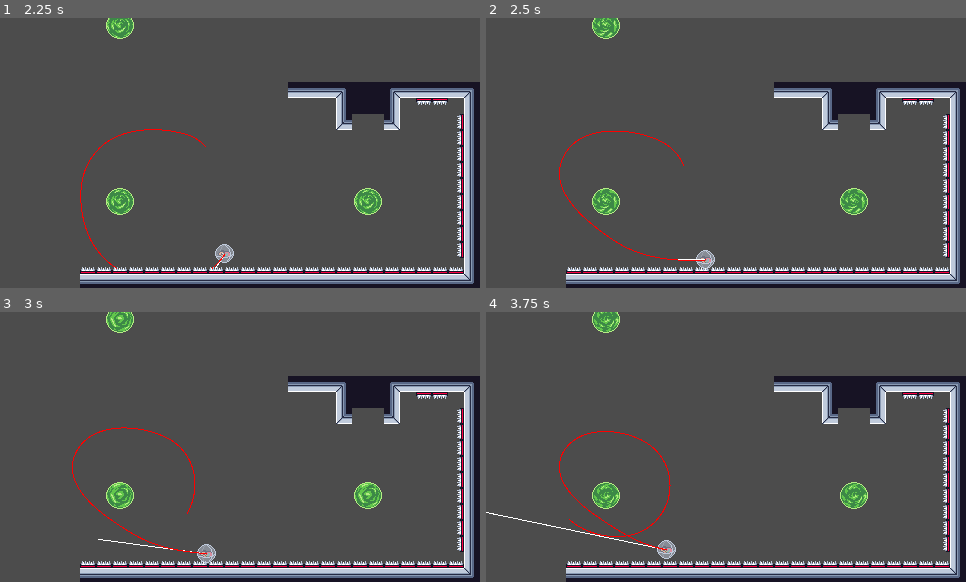
Above: before the commit, frames 1-4 (two rows, left to right).
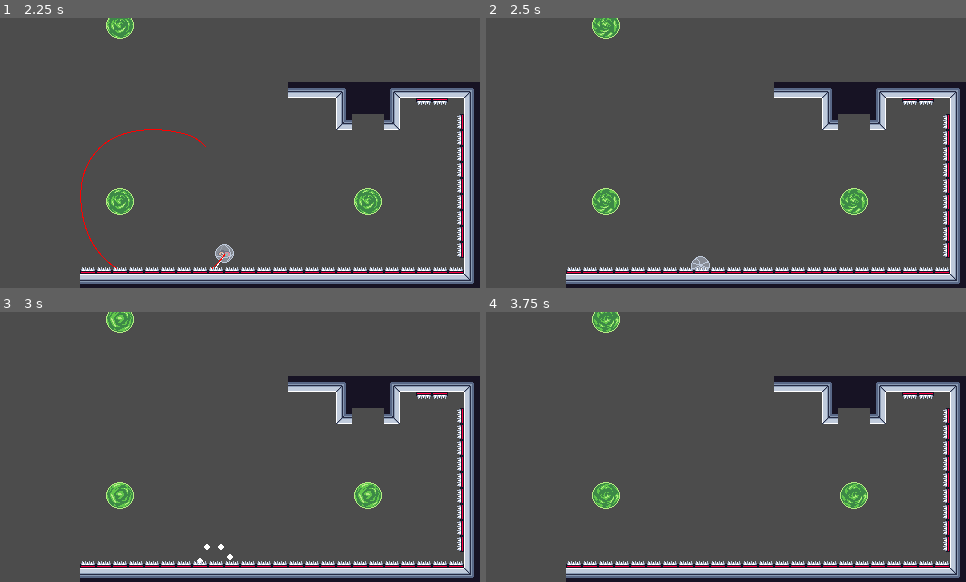
Above: after the commit, the same moments.

Repository: avaxar/off-course
Game: Godot game, scene res://main/main.tscn
The game is run twice, just before and just after one commit, with the same random seed, the same clock (stepped at 60 frames per second) and the same inputs.
Inputs:
- Up to frame 1 (2.25 s): hold Space (latch) 0.53-1.28 s; tap Space (latch) at 1.35 s; hold Space (latch) from 2.03 s (still down)
- Up to frame 2 (2.5 s): keep holding Space (latch)
- Up to frame 3 (3 s): release Space (latch) at 2.78 s; tap Space (latch) at 2.85 s
- Up to frame 4 (3.75 s): hold Space (latch) from 3.53 s (still down)

Frame 1 is identical in both runs. In frame 2, 0.5% of the frame differs, in the area x 15-48%, y 41-94%; in frame 3, 0.6%; in frame 4, 0.7%, in the area x 0-40%, y 44-92%.

Commit message:
Camera + spike death

Diff:
--- /dev/null
+++ b/entities/camera/camera.gd
@@ -0,0 +1,35 @@
+extends Camera2D
+
+@export var focus_radius: float = 96.0
+@export var correction_speed: float = 0.95
+
+
+func _process(delta: float) -> void:
+	var interest := get_interest()
+	var correction := interest.global_position - global_position
+	global_position += correction * correction_speed * delta
+
+
+func get_interest() -> Node2D:
+	var player: Player = null
+	for p: Player in get_tree().get_nodes_in_group("player"):
+		player = p
+		break
+	if player == null:
+		return null
+
+	var interest: Node2D = null
+	for orb: Orb in get_tree().get_nodes_in_group("orbs"):
+		if orb in get_tree().get_nodes_in_group("player") or not orb.active:
+			continue
+
+		var distance := (orb.global_position - player.global_position).length()
+		if distance > focus_radius:
+			continue
+		if interest == null or distance < (interest.global_position - player.global_position).length():
+			interest = orb
+
+	if interest == null:
+		return player
+	else:
+		return interest
--- /dev/null
+++ b/entities/camera/camera.tscn
@@ -0,0 +1,6 @@
+[gd_scene load_steps=2 format=3 uid="uid://dqaihh17n1f12"]
+
+[ext_resource type="Script" uid="uid://bgeib5jkumd37" path="res://entities/camera/camera.gd" id="1_y2wxd"]
+
+[node name="Camera" type="Camera2D"]
+script = ExtResource("1_y2wxd")
--- a/entities/orb/orb.gd
+++ b/entities/orb/orb.gd
@@ -6,10 +6,6 @@
 @export var intensity: float = 1.0
 @export var correction_radius: float = 128.0
 @export var preferred_radius: float = 48.0
-
-
-func _ready() -> void:
-	pass
 
 
 func _process(_delta: float) -> void:
--- a/entities/player/player.gd
+++ b/entities/player/player.gd
@@ -55,12 +55,6 @@
 	gravitated_trajectory_line.points = map_trajectory(true)
 
 
-func _on_body_entered(body: Node) -> void:
-	print(body)
-	# if not dead and body is Orb and body.active:
-	# 	die.emit()
-
-
 signal die
 func _on_die() -> void:
 	print("Dead!")
@@ -70,3 +64,8 @@
 	$Sprites/Back.hide()
 	$Sprites/Lupin.hide()
 	$Sprites/Front.play("pop")
+
+
+func _on_danger_body_enter(_body: Node2D) -> void:
+	if not dead:
+		die.emit()
--- a/entities/player/player.tscn
+++ b/entities/player/player.tscn
@@ -153,7 +153,10 @@
 "speed": 12.0
 }]
 
-[node name="Player" instance=ExtResource("1_symyc")]
+[sub_resource type="CircleShape2D" id="CircleShape2D_8fjmc"]
+radius = 8.0
+
+[node name="Player" groups=["player"] instance=ExtResource("1_symyc")]
 contact_monitor = true
 max_contacts_reported = 1
 script = ExtResource("2_abrql")
@@ -180,9 +183,10 @@
 animation = &"pop"
 autoplay = "default"
 
-[node name="TrajectoryProbe" parent="." index="3" instance=ExtResource("1_symyc")]
+[node name="TrajectoryProbe" parent="." index="3" groups=["player"] instance=ExtResource("1_symyc")]
 visible = false
 collision_layer = 0
+collision_mask = 0
 freeze = true
 active = false
 radius = 8.0
@@ -194,5 +198,12 @@
 width = 1.0
 default_color = Color(1, 0, 0, 1)
 
-[connection signal="body_entered" from="." to="." method="_on_body_entered"]
+[node name="DangerArea" type="Area2D" parent="." index="6"]
+collision_layer = 2
+collision_mask = 2
+
+[node name="CollisionShape" type="CollisionShape2D" parent="DangerArea" index="0"]
+shape = SubResource("CircleShape2D_8fjmc")
+
 [connection signal="die" from="." to="." method="_on_die"]
+[connection signal="body_entered" from="DangerArea" to="." method="_on_danger_body_enter"]
--- a/main/main.tscn
+++ b/main/main.tscn
@@ -1,139 +1,13 @@
-[gd_scene load_steps=6 format=4 uid="uid://blfhjbd4bjqmp"]
+[gd_scene load_steps=5 format=4 uid="uid://blfhjbd4bjqmp"]
 
 [ext_resource type="PackedScene" uid="uid://biotlhx7rd3hp" path="res://entities/orb/orb.tscn" id="1_53q0u"]
 [ext_resource type="PackedScene" uid="uid://csntg42ps0ogc" path="res://entities/player/player.tscn" id="2_pjrb6"]
-[ext_resource type="Texture2D" uid="uid://cu38sehor2tfu" path="res://main/tileset.png" id="3_xwkvk"]
-
-[sub_resource type="TileSetAtlasSource" id="TileSetAtlasSource_c651c"]
-texture = ExtResource("3_xwkvk")
-16:1/0 = 0
-16:1/0/physics_layer_0/polygon_0/points = PackedVector2Array(-1.61873, -8, -1.61873, 8, -8, 8, -8, -8)
-17:1/0 = 0
-17:1/0/physics_layer_0/polygon_0/points = PackedVector2Array(8, 1.97845, 8, 8, -8, 8, -8, 1.79859)
-16:2/0 = 0
-16:2/0/physics_layer_0/polygon_0/points = PackedVector2Array(8, -8, 8, 8, 1.61873, 8, 1.61873, -8)
-17:2/0 = 0
-17:2/0/physics_layer_0/polygon_0/points = PackedVector2Array(8, -8, 8, -1.61873, -8, -1.79859, -8, -8)
-19:2/0 = 0
-20:2/0 = 0
-19:3/0 = 0
-20:3/0 = 0
-22:3/0 = 0
-11:4/0 = 0
-12:4/0 = 0
-13:4/0 = 0
-14:4/0 = 0
-20:4/0 = 0
-11:5/0 = 0
-12:5/0 = 0
-13:5/0 = 0
-14:5/0 = 0
-20:5/0 = 0
-21:5/0 = 0
-21:5/0/physics_layer_0/polygon_0/points = PackedVector2Array(8, -8, 8, 8, -8, 8, -8, -8)
-22:5/0 = 0
-22:5/0/physics_layer_0/polygon_0/points = PackedVector2Array(8, -8, 8, 8, -8, 8, -8, -8)
-23:5/0 = 0
-23:5/0/physics_layer_0/polygon_0/points = PackedVector2Array(8, -8, 8, 8, -8, 8, -8, -8)
-26:5/0 = 0
-26:5/0/physics_layer_0/polygon_0/points = PackedVector2Array(8, -8, 8, 8, -8, 8, -8, -8)
-27:5/0 = 0
-27:5/0/physics_layer_0/polygon_0/points = PackedVector2Array(8, -8, 8, 8, -8, 8, -8, -8)
-28:5/0 = 0
-28:5/0/physics_layer_0/polygon_0/points = PackedVector2Array(8, -8, 8, 8, -8, 8, -8, -8)
-11:6/0 = 0
-12:6/0 = 0
-13:6/0 = 0
-14:6/0 = 0
-20:6/0 = 0
-21:6/0 = 0
-21:6/0/physics_layer_0/polygon_0/points = PackedVector2Array(8, -8, 8, 8, -8, 8, -8, -8)
-22:6/0 = 0
-22:6/0/physics_layer_0/polygon_0/points = PackedVector2Array(8, -8, 8, 8, -8, 8, -8, -8)
-23:6/0 = 0
-23:6/0/physics_layer_0/polygon_0/points = PackedVector2Array(8, -8, 8, 8, -8, 8, -8, -8)
-26:6/0 = 0
-26:6/0/physics_layer_0/polygon_0/points = PackedVector2Array(8, -8, 8, 8, -8, 8, -8, -8)
-28:6/0 = 0
-28:6/0/physics_layer_0/polygon_0/points = PackedVector2Array(8, -8, 8, 8, -8, 8, -8, -8)
-11:7/0 = 0
-12:7/0 = 0
-13:7/0 = 0
-14:7/0 = 0
-19:7/0 = 0
-20:7/0 = 0
-21:7/0 = 0
-21:7/0/physics_layer_0/polygon_0/points = PackedVector2Array(8, -8, 8, 8, -8, 8, -8, -8)
-22:7/0 = 0
-22:7/0/physics_layer_0/polygon_0/points = PackedVector2Array(8, -8, 8, 8, -8, 8, -8, -8)
-23:7/0 = 0
-23:7/0/physics_layer_0/polygon_0/points = PackedVector2Array(8, -8, 8, 8, -8, 8, -8, -8)
-26:7/0 = 0
-26:7/0/physics_layer_0/polygon_0/points = PackedVector2Array(8, -8, 8, 8, -8, 8, -8, -8)
-27:7/0 = 0
-27:7/0/physics_layer_0/polygon_0/points = PackedVector2Array(8, -8, 8, 8, -8, 8, -8, -8)
-28:7/0 = 0
-28:7/0/physics_layer_0/polygon_0/points = PackedVector2Array(8, -8, 8, 8, -8, 8, -8, -8)
-7:12/0 = 0
-8:12/0 = 0
-9:12/0 = 0
-11:12/0 = 0
-12:12/0 = 0
-14:12/0 = 0
-20:12/0 = 0
-21:12/0 = 0
-22:12/0 = 0
-23:12/0 = 0
-24:12/0 = 0
-25:12/0 = 0
-26:12/0 = 0
-27:12/0 = 0
-28:12/0 = 0
-7:13/0 = 0
-9:13/0 = 0
-11:13/0 = 0
-12:13/0 = 0
-14:13/0 = 0
-15:13/0 = 0
-16:13/0 = 0
-20:13/0 = 0
-21:13/0 = 0
-22:13/0 = 0
-23:13/0 = 0
-24:13/0 = 0
-25:13/0 = 0
-26:13/0 = 0
-27:13/0 = 0
-28:13/0 = 0
-7:14/0 = 0
-8:14/0 = 0
-9:14/0 = 0
-14:14/0 = 0
-15:14/0 = 0
-16:14/0 = 0
-21:14/0 = 0
-22:14/0 = 0
-23:14/0 = 0
-24:14/0 = 0
-25:14/0 = 0
-26:14/0 = 0
-27:14/0 = 0
-21:15/0 = 0
-22:15/0 = 0
-23:15/0 = 0
-24:15/0 = 0
-25:15/0 = 0
-26:15/0 = 0
-27:15/0 = 0
-
-[sub_resource type="TileSet" id="TileSet_53q0u"]
-physics_layer_0/collision_layer = 1
-sources/2 = SubResource("TileSetAtlasSource_c651c")
+[ext_resource type="TileSet" uid="uid://ibgnx2ymucbq" path="res://main/tile_set.tres" id="3_xwkvk"]
+[ext_resource type="PackedScene" uid="uid://dqaihh17n1f12" path="res://entities/camera/camera.tscn" id="4_c651c"]
 
 [node name="Main" type="Node2D"]
 
 [node name="Player" parent="." instance=ExtResource("2_pjrb6")]
-unique_name_in_owner = true
 position = Vector2(352, 144)
 linear_velocity = Vector2(-100, 0)
 
@@ -155,5 +29,12 @@
 intensity = 1.25
 
 [node name="Map" type="TileMapLayer" parent="."]
+unique_name_in_owner = true
 tile_map_data = PackedByteArray("AAAdABAAAgAcAAcAAAAcABAAAgAWAAUAAAAbABAAAgAWAAUAAAAaABAAAgAWAAUAAAAZABAAAgAWAAUAAAAYAB …(1344 unchanged characters)…
-tile_set = SubResource("TileSet_53q0u")
+tile_set = ExtResource("3_xwkvk")
+
+[node name="Camera" parent="." instance=ExtResource("4_c651c")]
+position = Vector2(240, 135)
+limit_left = 0
+limit_right = 480
+limit_bottom = 270
--- /dev/null
+++ b/main/tile_set.tres
@@ -0,0 +1,131 @@
+[gd_resource type="TileSet" load_steps=3 format=3 uid="uid://ibgnx2ymucbq"]
+
+[ext_resource type="Texture2D" uid="uid://cu38sehor2tfu" path="res://main/tileset.png" id="1_bt6on"]
+
+[sub_resource type="TileSetAtlasSource" id="TileSetAtlasSource_c651c"]
+texture = ExtResource("1_bt6on")
+16:1/0 = 0
+16:1/0/physics_layer_1/polygon_0/points = PackedVector2Array(-8, -8, -2.33816, -8, -2.1583, 8, -8, 8)
+17:1/0 = 0
+17:1/0/physics_layer_1/polygon_0/points = PackedVector2Array(-8, 3.23746, 8, 2.87774, 8, 8, -8, 8)
+16:2/0 = 0
+16:2/0/physics_layer_1/polygon_0/points = PackedVector2Array(3.77703, -8, 8, -8, 8, 8, 3.59717, 8)
+17:2/0 = 0
+17:2/0/physics_layer_1/polygon_0/points = PackedVector2Array(-8, -8, 8, -8, 8, -3.23746, -8, -3.59717)
+19:2/0 = 0
+20:2/0 = 0
+19:3/0 = 0
+20:3/0 = 0
+22:3/0 = 0
+11:4/0 = 0
+12:4/0 = 0
+13:4/0 = 0
+14:4/0 = 0
+20:4/0 = 0
+11:5/0 = 0
+12:5/0 = 0
+13:5/0 = 0
+14:5/0 = 0
+20:5/0 = 0
+21:5/0 = 0
+21:5/0/physics_layer_0/polygon_0/points = PackedVector2Array(8, -8, 8, 8, -8, 8, -8, -8)
+22:5/0 = 0
+22:5/0/physics_layer_0/polygon_0/points = PackedVector2Array(8, -8, 8, 8, -8, 8, -8, -8)
+23:5/0 = 0
+23:5/0/physics_layer_0/polygon_0/points = PackedVector2Array(8, -8, 8, 8, -8, 8, -8, -8)
+26:5/0 = 0
+26:5/0/physics_layer_0/polygon_0/points = PackedVector2Array(8, -8, 8, 8, -8, 8, -8, -8)
+27:5/0 = 0
+27:5/0/physics_layer_0/polygon_0/points = PackedVector2Array(8, -8, 8, 8, -8, 8, -8, -8)
+28:5/0 = 0
+28:5/0/physics_layer_0/polygon_0/points = PackedVector2Array(8, -8, 8, 8, -8, 8, -8, -8)
+11:6/0 = 0
+12:6/0 = 0
+13:6/0 = 0
+14:6/0 = 0
+20:6/0 = 0
+21:6/0 = 0
+21:6/0/physics_layer_0/polygon_0/points = PackedVector2Array(8, -8, 8, 8, -8, 8, -8, -8)
+22:6/0 = 0
+22:6/0/physics_layer_0/polygon_0/points = PackedVector2Array(8, -8, 8, 8, -8, 8, -8, -8)
+23:6/0 = 0
+23:6/0/physics_layer_0/polygon_0/points = PackedVector2Array(8, -8, 8, 8, -8, 8, -8, -8)
+26:6/0 = 0
+26:6/0/physics_layer_0/polygon_0/points = PackedVector2Array(8, -8, 8, 8, -8, 8, -8, -8)
+28:6/0 = 0
+28:6/0/physics_layer_0/polygon_0/points = PackedVector2Array(8, -8, 8, 8, -8, 8, -8, -8)
+11:7/0 = 0
+12:7/0 = 0
+13:7/0 = 0
+14:7/0 = 0
+19:7/0 = 0
+20:7/0 = 0
+21:7/0 = 0
+21:7/0/physics_layer_0/polygon_0/points = PackedVector2Array(8, -8, 8, 8, -8, 8, -8, -8)
+22:7/0 = 0
+22:7/0/physics_layer_0/polygon_0/points = PackedVector2Array(8, -8, 8, 8, -8, 8, -8, -8)
+23:7/0 = 0
+23:7/0/physics_layer_0/polygon_0/points = PackedVector2Array(8, -8, 8, 8, -8, 8, -8, -8)
+26:7/0 = 0
+26:7/0/physics_layer_0/polygon_0/points = PackedVector2Array(8, -8, 8, 8, -8, 8, -8, -8)
+27:7/0 = 0
+27:7/0/physics_layer_0/polygon_0/points = PackedVector2Array(8, -8, 8, 8, -8, 8, -8, -8)
+28:7/0 = 0
+28:7/0/physics_layer_0/polygon_0/points = PackedVector2Array(8, -8, 8, 8, -8, 8, -8, -8)
+7:12/0 = 0
+8:12/0 = 0
+9:12/0 = 0
+11:12/0 = 0
+12:12/0 = 0
+14:12/0 = 0
+20:12/0 = 0
+21:12/0 = 0
+22:12/0 = 0
+23:12/0 = 0
+24:12/0 = 0
+25:12/0 = 0
+26:12/0 = 0
+27:12/0 = 0
+28:12/0 = 0
+7:13/0 = 0
+9:13/0 = 0
+11:13/0 = 0
+12:13/0 = 0
+14:13/0 = 0
+15:13/0 = 0
+16:13/0 = 0
+20:13/0 = 0
+21:13/0 = 0
+22:13/0 = 0
+23:13/0 = 0
+24:13/0 = 0
+25:13/0 = 0
+26:13/0 = 0
+27:13/0 = 0
+28:13/0 = 0
+7:14/0 = 0
+8:14/0 = 0
+9:14/0 = 0
+14:14/0 = 0
+15:14/0 = 0
+16:14/0 = 0
+21:14/0 = 0
+22:14/0 = 0
+23:14/0 = 0
+24:14/0 = 0
+25:14/0 = 0
+26:14/0 = 0
+27:14/0 = 0
+21:15/0 = 0
+22:15/0 = 0
+23:15/0 = 0
+24:15/0 = 0
+25:15/0 = 0
+26:15/0 = 0
+27:15/0 = 0
+
+[resource]
+physics_layer_0/collision_layer = 1
+physics_layer_1/collision_layer = 2
+physics_layer_1/collision_mask = 2
+sources/2 = SubResource("TileSetAtlasSource_c651c")
--- a/project.godot
+++ b/project.godot
@@ -31,6 +31,11 @@
 ]
 }
 
+[layer_names]
+
+2d_physics/layer_1="Solids"
+2d_physics/layer_2="Danger"
+
 [physics]
 
 common/physics_ticks_per_second=120
Not shown, added: entities/camera/camera.gd.uid
Not shown: 1 places in entities/player/player.tscn that only renumber resources
